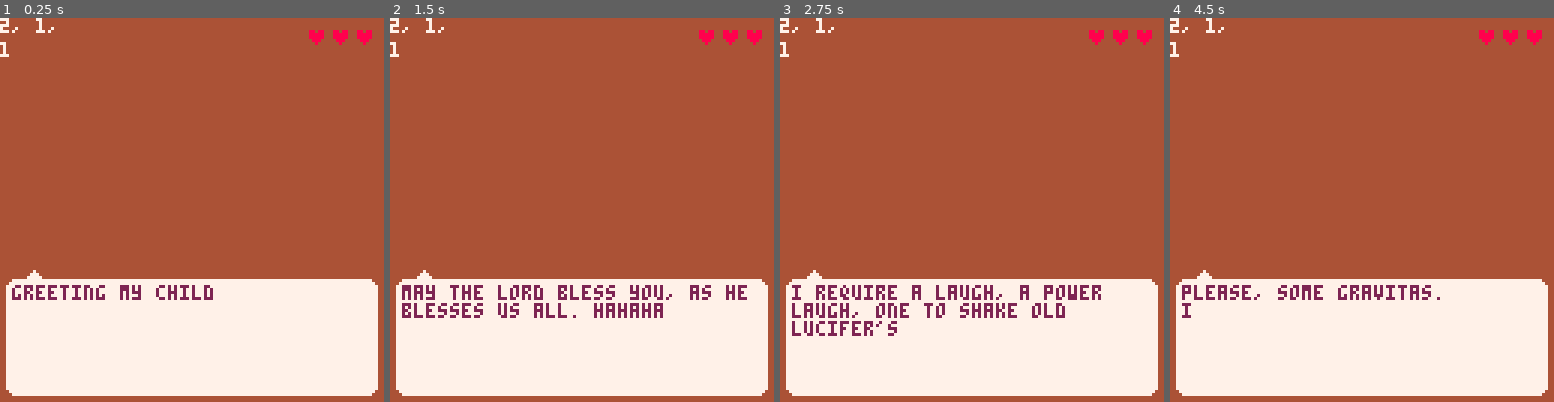
Above: before the commit, frames 1-4 (left to right).
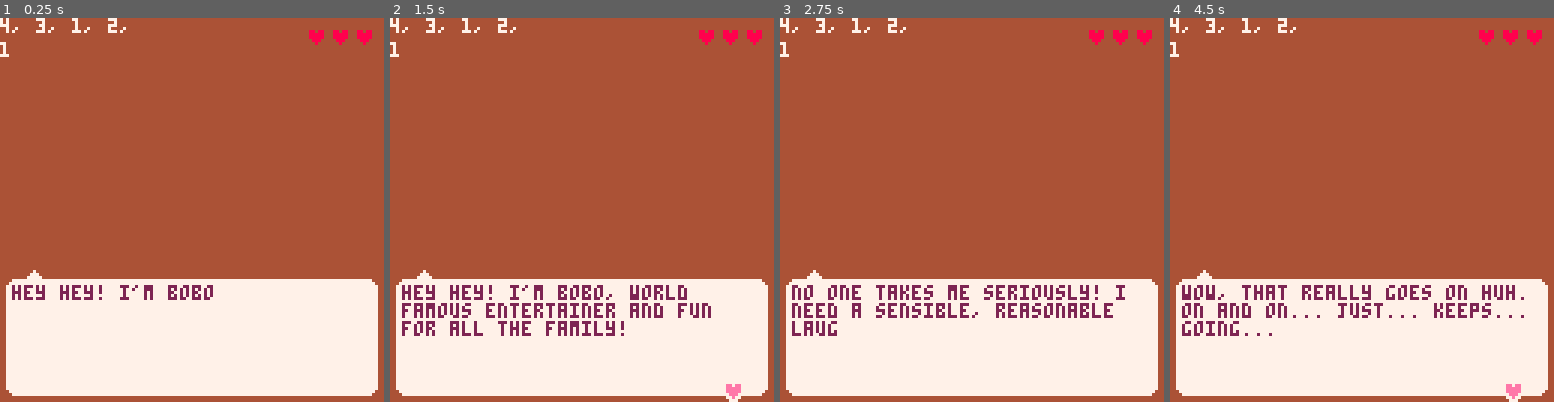
Above: after the commit, the same moments.

Repository: Alfie-Edwards/game-boys
Game: PICO-8 cartridge game.p8
The game is run twice, just before and just after one commit, with the same random seed, the same clock (stepped at 60 frames per second) and the same inputs.
Inputs:
- Up to frame 1 (0.25 s): no input
- Up to frame 2 (1.5 s): tap X (X key) at 0.33, 1.07 s; tap O (Z key) at 0.7 s
- Up to frame 3 (2.75 s): tap O (Z key) at 1.7, 2.1, 2.5 s; tap X (X key) at 1.85 s
- Up to frame 4 (4.5 s): tap O (Z key) every 0.4 s from 2.9 to 4.1 s; tap X (X key) at 2.97, 4.08 s

The runs differ from the first frame. In frame 1, 0.9% of the frame differs, in the area x 0-56%, y 0-74%; in frame 2, 3.2%, in the area x 0-93%, y 0-100%; in frame 3, 2.9%; in frame 4, 2.9%.

Commit message:
more people

Diff:
--- a/people.lua
+++ b/people.lua
@@ -75,6 +75,83 @@
 		},
 		acceptance_text = "a thousand blessings!! now i can terrify everyone at the rectory",
 		rejection_text = "god tests us all child, and we cannot always succeed",
+	},
+	{
+		name = "diver",
+		face = 0,
+		skin_tone = 1,
+		initial_laugh = {
+			speed = 1,
+			pitch = 1,
+			fun = 2,
+			length = 0,
+		},
+		desired_laugh = {
+			speed = 2,
+			pitch = 2,
+			fun = 0,
+			length = 0,
+		},
+		initial_prompt = {
+			"hey there! you're the first human i've seen in months, hahaha",
+			"sure is dry up here",
+			"i need a laugh for a dolphin comedy show, dolphin comedy is no laughing matter!"},
+		adjustment_prompts = {
+			pitch = {
+				more = "i'm not going to a show for whales!"
+			},
+			speed = {
+				more = "dontcha think that sounds more like a fire alarm than a dolphin?"
+			},
+			length = {
+				less = "this feels too wild. i'm just the audience, it's not about me"
+			},
+			fun = {
+				less = "please. this is very important to me. not some joke"
+			},
+		},
+		acceptance_text = "that's amazing! I'll fit right in", "they'll never call me land lubber again",
+		rejection_text = "no, no... this won't do at all...", "well, i guess there's always catfish cabaret",
+	},
+	{
+		name = "bobo the clown",
+		face = 0,
+		skin_tone = 1,
+		initial_laugh = {
+			speed = 2,
+			pitch = 1,
+			fun = 2,
+			length = 2,
+		},
+		desired_laugh = {
+			speed = 1,
+			pitch = 1,
+			fun = 1,
+			length = 1,
+		},
+		initial_prompt = {
+			"hey hey! i'm bobo, world famous entertainer and fun for all the family!",
+			"no one takes me seriously! i need a sensible, reasonable laugh. like goldilocks!"},
+		adjustment_prompts = {
+			pitch = {
+				less = "no no, that's squeakier than my nose!",
+				more = "i always felt more like a tenor than a baritone",
+			},
+			speed = {
+				less = "is that rushing? it sounds like rushing to me, don't rush my laugh",
+				more = "is that dragging? i think it was dragging, don't drag my laugh",
+			},
+			length = {
+				less = "wow, that really goes on huh. on and on... just... keeps... going...",
+				more = "not much of a laugh, is it. more like a bark. could i have some more?",
+			},
+			fun = {
+				less = "i want to laugh at the joke. not be the joke.",
+				more = "it's a laugh. it's gotta be a little jovial!",
+			},
+		},
+		acceptance_text = "finally! now i can do what i've always wanted", "be an undertaker, like my father",
+		rejection_text = "well, i guess everyone will keep laughing at ol' bobo...",
 	},
 	-- {
 	-- 	name = "bob",
